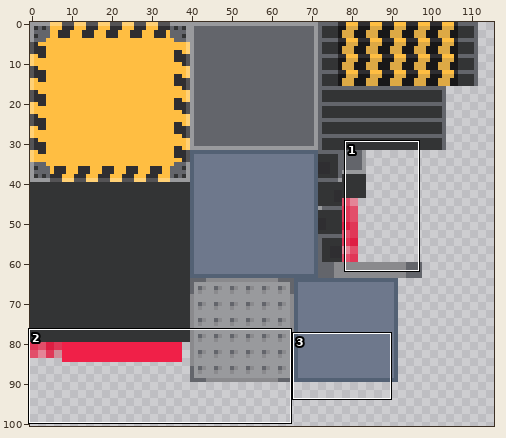
Sprite sheet: Assets/Textures/CyberneticsTable.png. Above, an overview of the earlier version with the close-up marked.
Close-up. Before:
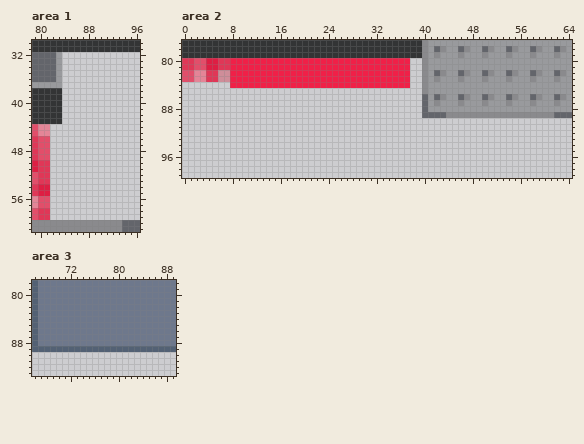
The file is 128x128 pixels. Colours within 5 levels of each other are drawn and written as one. Shown: area 1: x 79..96, y 30..61; area 2: x 0..64, y 77..99; area 3: x 66..89, y 78..93. The wide view leaves out empty margins.
The result:
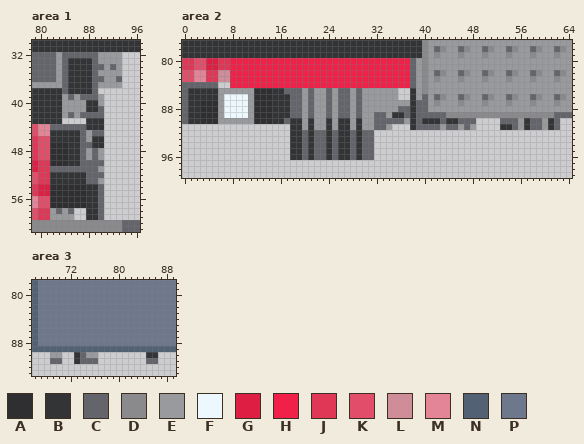
Palette (. is transparent): A #2f2e31  B #333435  C #63656b  D #8a8a8d  E #999a9d  F #ecf8fd  G #de1e43  H #f02048  J #e03757  K #e24e6a  L #cf8d99  M #e48597  N #536174  P #6e788c
What changed:
Area 1:
y 32: x 84..93 .......... -> CCCCCCEEEE
y 33: x 84..93 .......... -> CBBBBCEEEE
y 34: x 84..93 .......... -> CBBBBCCECE
y 35: x 84..93 .......... -> CBBBBCEEEE
y 36: x 84..93 .......... -> CBBBBCCEEC
y 37: x 84..93 .......... -> CBBBBCEEEE
y 38: x 84..89 ...... -> CBBBBC
y 39: x 84..90 ....... -> ECECCCE
y 40: x 84..90 ....... -> EEEEBBE
y 41: x 84..90 ....... -> EEEEBBC
y 42: x 84..90 ....... -> ECECCCC
y 43: x 88..90 ... -> BBB
y 44: x 82..90 ......... -> CCCCCCBBB
y 45: x 82..90 ......... -> BBBBBCECC
y 46: x 82..90 ......... -> BBBBBCEBB
y 47: x 82..90 ......... -> AAABBCCBB
y 48..49: x 82..90 ......... -> AAABBCECE
y 50: x 82..90 ......... -> AAABBCCCC
y 51: x 82..90 ......... -> CCCCCCCCE
y 52: x 82..90 ......... -> BBBBBBCCC
y 53: x 82..90 ......... -> BBBBBBCCE
y 54..57: x 82..90 ......... -> AAAAAABBC
y 58: x 82..85 .... -> ECEC; x 88..90 ... -> BBC
y 59: x 82..85 .... -> EEEE; x 88..90 ... -> BBC
Area 2:
y 80..83: x 38..39 .. -> CE
y 84: x 0..5 ...... -> CCCCCC; x 38..39 .. -> CE
y 85: x 0..35 .................................... -> CBBBBBEEEEEEAAABBCCCECEECECCECEEEEEE; x 38..39 .. -> BE
y 86: x 0..35 .................................... -> CBBBBBEFFFFEAAABBBCCECEECECCECEEEEEE; x 38..39 .. -> BE
y 87: x 0..39 ........................................ -> CBBAAAEFFFFEAAABBBCCECEECECCECEEEEEEEEBC
y 88: x 0..39 ........................................ -> CBBAAAEFFFFEAAABBBCCECEECECCECEEEEEECCBC
y 89: x 0..39 ........................................ -> CBBAAAEFFFFEAAABBBCCECEECECCECEECCEBBCBC
y 90: x 0..48 ................................................. -> CBBAAAEEEEEEAAABBCBBEBEEBEBBEBEECCCCCEBCBBBCBBCCC; x 53..62 .......... -> CCCEBCCEBC
y 91: x 18..34 ................. -> BBEBEEBEBBEBEECCE; x 38..48 ........... -> BCCCCECCECE; x 53..62 .......... -> BBCEBCCEBC
y 92..96: x 18..31 .............. -> BBCBCCBCBBCBCC
Area 3:
y 90: x 69..70 .. -> EE; x 73..76 .... -> BCEE; x 85..86 .. -> BB
y 91: x 69..70 .. -> CC; x 73..76 .... -> BCCC; x 85..86 .. -> CC
Changed places in both close-ups, as pixel boxes (x1, y1, x2, y2):
added: (50, 52, 122, 220)
added: (182, 58, 560, 160)
added: (50, 352, 98, 364)
added: (146, 352, 158, 364)
